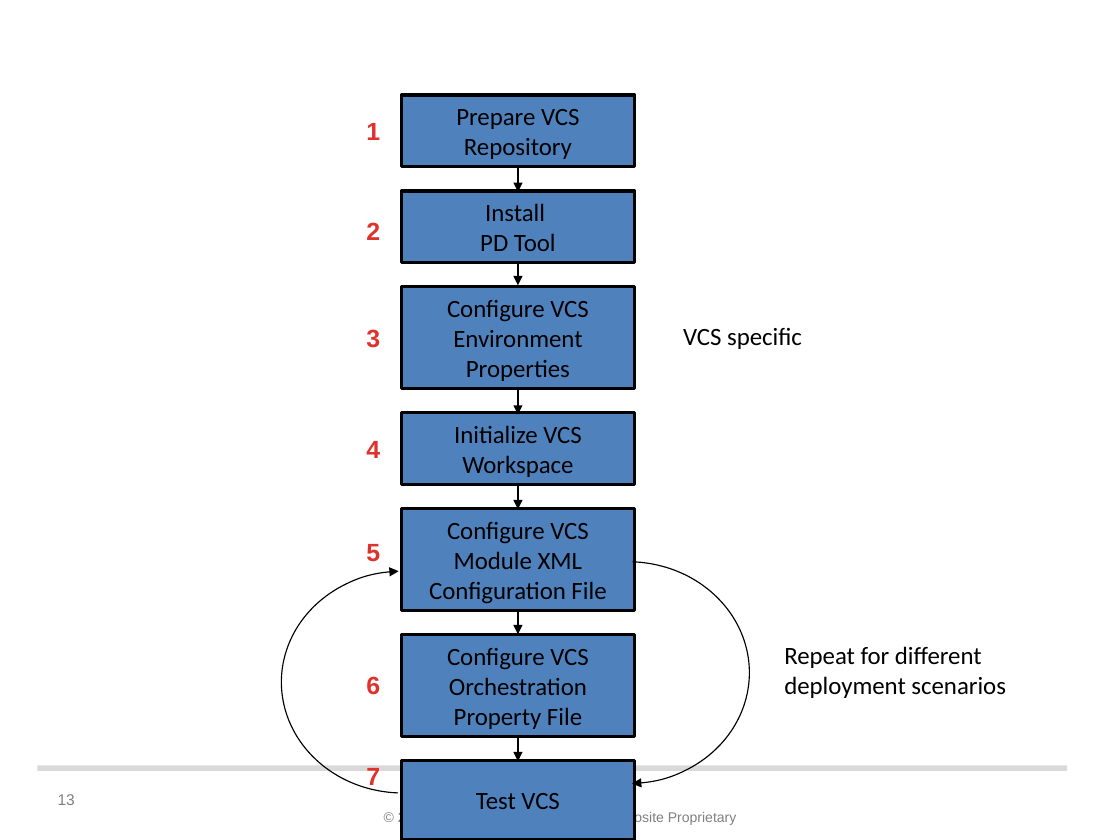
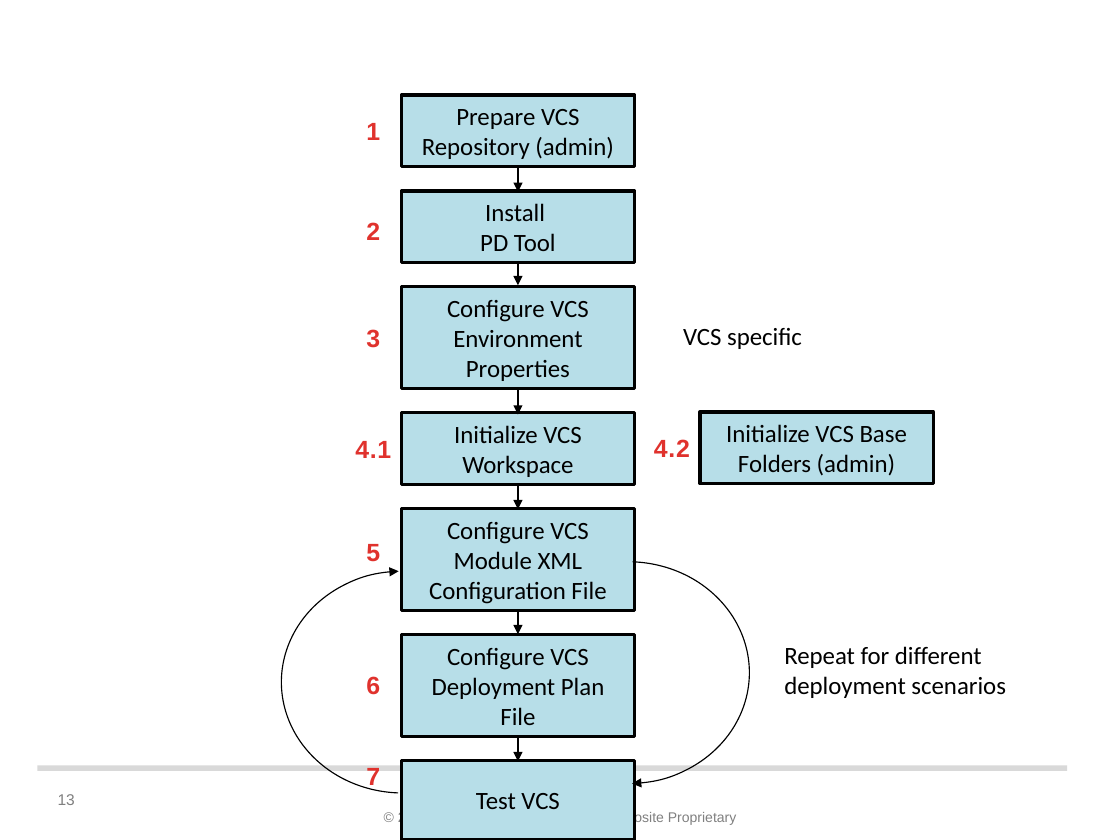
Before and after one commit to dvbu-test/PDToolDocs, a slide deck: slide 13 of docs/PS Promotion and Deployment Tool - v2.0.pptx. Drawn at 1120x840 pixels with LibreOffice and Linux fonts; fonts in the diff are those of the drawing; background and template pictures are left out. Boxes give left, top, right and bottom in pixels: in the first picture for what was removed or moved away, otherwise in the second. Text is boxed around its words. In the diff, an @@ line names an element or a change of style, - is before the commit and + after.

Commit message:
Added the ability to initialize the VCS with the Composite repository base folders and custom CIS folders.  Supported in this release: Subversion, TFS, Perforce.   CVS is not supported.

```diff
--- a/docs/PS Promotion and Deployment Tool - v2.0.pptx
+++ b/docs/PS Promotion and Deployment Tool - v2.0.pptx
@@ text in rectangle at bbox=[422, 109, 614, 159]: text changed @@
-Prepare VCS Repository
+Prepare VCS Repository (admin)
@@ rectangle added at bbox=[700, 412, 933, 484], fill #B7DEE8, outline #000000 2.08 pt, 16 pt, text #000000 @@
+Initialize VCS Base Folders (admin)
@@ text at bbox=[355, 441, 391, 458]: text changed @@
-4
+4.1
@@ text added at bbox=[654, 439, 690, 457], 16 pt, text gradient #E0322D to #A2201C, bold @@
+4.2
@@ fill #4F81BD to #B7DEE8 in 7 elements at bbox=[401, 190, 634, 262], bbox=[401, 287, 634, 389], bbox=[401, 413, 634, 485], bbox=[401, 508, 634, 610], bbox=[401, 760, 634, 840], bbox=[401, 95, 634, 167], bbox=[401, 635, 634, 737] @@
@@ text in rectangle at bbox=[432, 648, 604, 725]: text changed @@
-Configure VCS Orchestration Property File
+Configure VCS Deployment Plan File
```
Also in this commit, not shown: 1 other slide changed, 5 other files.
